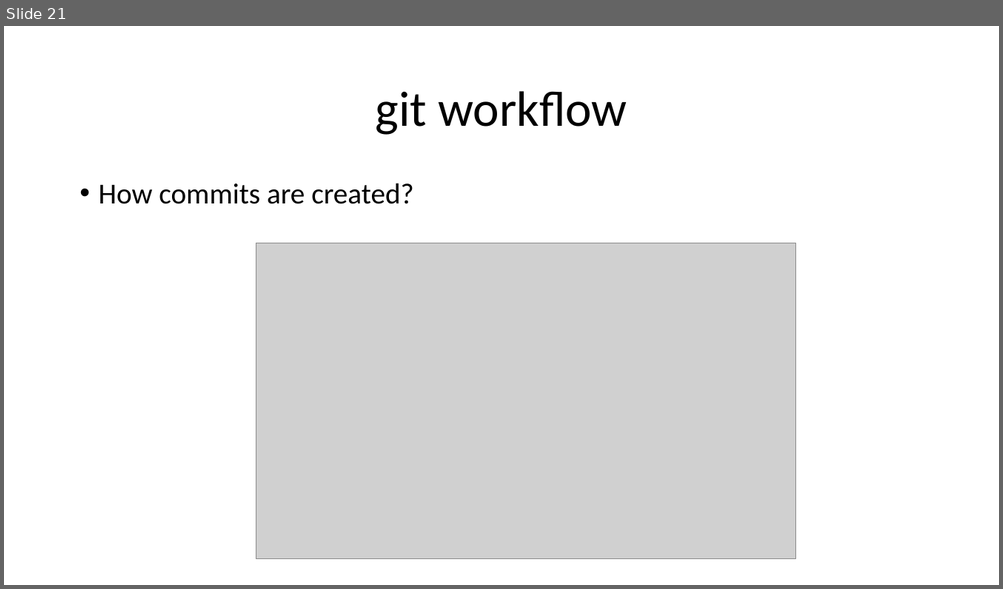
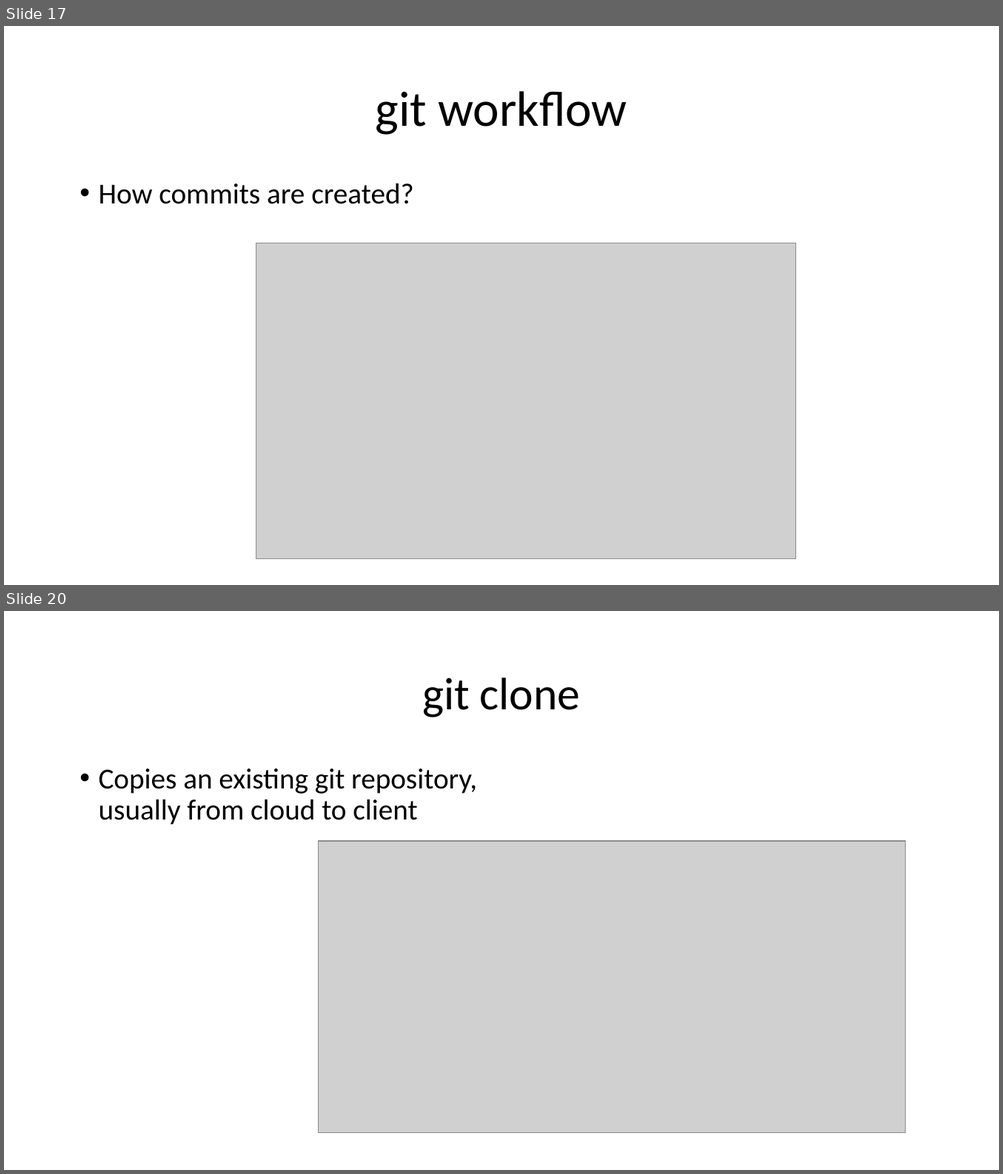
Before and after one commit to ronyelkahfi/github-presentation, a slide deck: introduce GIT.pptx. Shown one above the other, each under a label of ours: slide 21 before the commit, slides 17 and 20 after it; the slides between them are not shown. The pictures are 1003x589 and 1003x1174 pixels, drawn with LibreOffice and Linux fonts; fonts in the diff are those of the drawing; grey boxes stand for pictures. Boxes give left, top, right and bottom in pixels: in the first picture for what was removed or moved away, otherwise in the second. Text is boxed around its words. In the diff, an @@ line names an element or a change of style, - is before the commit and + after.

```diff
--- a/introduce GIT.pptx
+++ b/introduce GIT.pptx
@@ slide 20 added at (4,611,999,1170), background #FFFFFF @@
@@ title added at (422,678,580,718), 44 pt, text #000000 @@
+git clone
@@ text added at (99,769,477,825), 28 pt, text #000000 @@
+• Copies an existing git repository, usually from cloud to client
@@ picture added at (318,842,905,1133) @@
@@ what was slide 21 is now slide 17 @@
```
Also in this commit, not shown: 13 slides changed, 9 other slides added, 4 slides removed.
